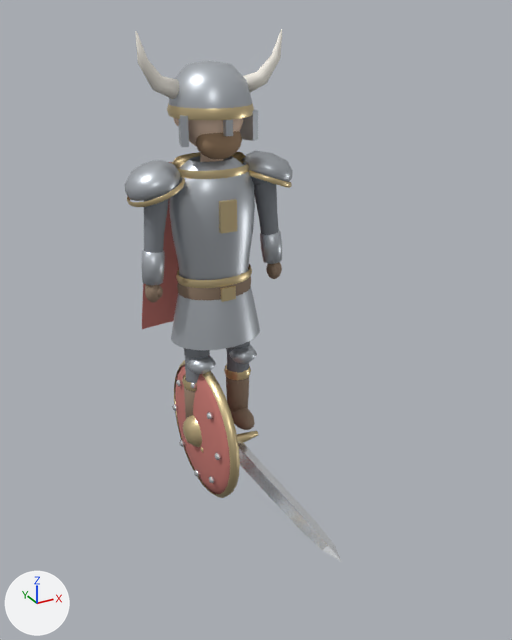
Before and after pictures for a commit that changed the glTF model models/warrior.glb.
Rendered twice from a 50 mm camera at (-1.73, -3.67, 2.57) aimed at (-0.02, -0.56, 1.01). The axes (+X, +Y, +Z) are drawn at lower left. The lights are the same throughout. The older version comes first.

The scene before the commit, as lines of its bpy script (objects in view):
```python
me_arm = bpy.data.meshes.new('arm')
me_arm.from_pydata(...)  # 3047 vertices, 5392 faces; spans x -0.51..0.51, y -0.24..0.33, z 0.01..2.46
me_arm.materials.append(mat_dark)  # grey #83888f
me_arm.materials.append(mat_leather)  # brown #937d69
me_arm.materials.append(mat_skin)  # beige #eecfb8
me_arm.materials.append(mat_eye)  # dark grey #5f5a56
me_arm.materials.append(mat_hair)  # brown #a08366
me_arm.materials.append(mat_main)  # light grey #c2c8ce
me_arm.materials.append(mat_trim)  # beige #e6d0a0
me_arm.materials.append(mat_horn)  # white #f7f3e9
me_arm.materials.append(mat_cape)  # pink #c57770
me_w_main_p = bpy.data.meshes.new('W_main_p')
me_w_main_p.from_pydata(...)  # 166 vertices, 312 faces; spans x -0.21..0.21, y -1.42..0.22, z -0.05..0.05
# faces by material slot: [40, 220, 34, 18]
me_w_main_p.materials.append(mat_leather)  # brown #937d69
me_w_main_p.materials.append(mat_trim)  # beige #e6d0a0
me_w_main_p.materials.append(mat_metal)  # white #f2f5f8
me_w_main_p.materials.append(mat_fuller)  # white #dde2e7
me_w_off_p = bpy.data.meshes.new('W_off_p')
me_w_off_p.from_pydata(...)  # 575 vertices, 1040 faces; spans x -0.27..-0.1, y -0.52..0.4, z -0.38..0.54
# faces by material slot: [280, 248, 512]
me_w_off_p.materials.append(mat_cape)  # pink #c57770
me_w_off_p.materials.append(mat_trim)  # beige #e6d0a0
me_w_off_p.materials.append(mat_metal)  # white #f2f5f8
ob_hero = bpy.data.objects.new('Hero', me_arm)
ob_hero.location = (0.0, 0.0, 0.0)
ob_w_main = bpy.data.objects.new('W_main', me_w_main_p)
ob_w_main.location = (0.0, 0.0, 0.0)
ob_w_off = bpy.data.objects.new('W_off', me_w_off_p)
ob_w_off.location = (0.0, 0.0, 0.0)
```
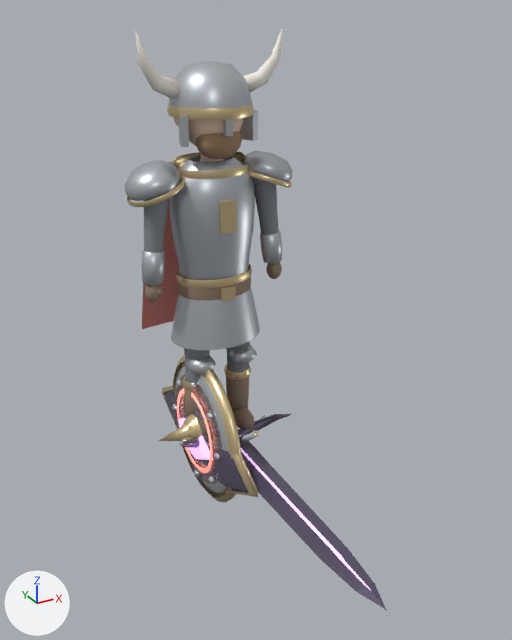
What differs and where, as boxes (x1, y1, x2, y2) in the pictures (512 x 640 px):
```json
{"object": "W_main3", "change": "added", "after": [182, 414, 386, 610], "faces in mat_obsidian (greyish purple #716981)": [182, 414, 386, 610], "faces in mat_glow3 (purple #edc3ff, glowing purple #e1b1ff)": [241, 448, 371, 590]}
{"object": "W_off2", "change": "added", "after": [159, 355, 241, 502], "faces in mat_silver (white #edeff4)": [175, 361, 229, 497], "faces in mat_trim (beige #e6d0a0)": [159, 355, 241, 502], "faces in mat_glow2 (pink #ffa093, glowing pink #ff9383)": [177, 388, 213, 473]}
{"object": "W_off3", "change": "added", "after": [162, 385, 258, 497], "faces in mat_obsidian (greyish purple #716981)": [163, 390, 249, 493], "faces in mat_trim (beige #e6d0a0)": [162, 385, 258, 497], "faces in mat_glow3 (purple #edc3ff, glowing purple #e1b1ff)": [179, 418, 210, 460]}
{"object": "W_main2", "change": "added", "after": [182, 415, 266, 442], "on screen": "mostly hidden"}
{"object": "W_off", "change": "unchanged, covered by the edit", "before": [172, 360, 240, 498], "after": [172, 363, 231, 496]}
{"object": "W_main", "change": "unchanged, covered by the edit", "before": [201, 431, 342, 562], "after": [254, 432, 258, 437]}
```

Scene script edits in JSON lines:
```json
{"op": "add", "block": "mat_obsidian", "code": ["mat_obsidian = principled_material('Obsidian')", "mat_obsidian.base_color = (0.165, 0.141, 0.22)  # greyish purple #716981", "mat_obsidian.metallic = 0.6", "mat_obsidian.roughness = 0.25"]}
{"op": "add", "block": "mat_glow3", "code": ["mat_glow3 = principled_material('Glow3')", "mat_glow3.base_color = (0.847, 0.545, 1.0)  # purple #edc3ff", "mat_glow3.roughness = 0.3", "mat_glow3.emission_color = (0.753, 0.439, 1.0)  # purple #e1b1ff", "mat_glow3.emission_strength = 1.0"]}
{"op": "add", "block": "mat_glow2", "code": ["mat_glow2 = principled_material('Glow2')", "mat_glow2.base_color = (1.0, 0.353, 0.29)  # pink #ffa093", "mat_glow2.roughness = 0.3", "mat_glow2.emission_color = (1.0, 0.29, 0.227)  # pink #ff9383", "mat_glow2.emission_strength = 1.0"]}
{"op": "add", "block": "mat_silver", "code": ["mat_silver = principled_material('Silver')", "mat_silver.base_color = (0.847, 0.867, 0.902)  # white #edeff4", "mat_silver.metallic = 0.9", "mat_silver.roughness = 0.25"]}
{"op": "add", "block": "me_w_off3_p", "code": ["me_w_off3_p = bpy.data.meshes.new('W_off3_p')", "me_w_off3_p.from_pydata(...)  # 39 vertices, 60 faces; spans x -0.27..-0.1, y -0.785..0.665, z -0.405..0.445", "# faces by material slot: [32, 12, 16]", "me_w_off3_p.materials.append(mat_obsidian)  # greyish purple #716981", "me_w_off3_p.materials.append(mat_glow3)  # purple #edc3ff, glowing purple #e1b1ff", "me_w_off3_p.materials.append(mat_trim)  # beige #e6d0a0"]}
{"op": "add", "block": "me_w_off2_p", "code": ["me_w_off2_p = bpy.data.meshes.new('W_off2_p')", "me_w_off2_p.from_pydata(...)  # 357 vertices, 594 faces; spans x -0.45..-0.1, y -0.55..0.43, z -0.41..0.57", "# faces by material slot: [280, 218, 96]", "me_w_off2_p.materials.append(mat_silver)  # white #edeff4", "me_w_off2_p.materials.append(mat_trim)  # beige #e6d0a0", "me_w_off2_p.materials.append(mat_glow2)  # pink #ffa093, glowing pink #ff9383"]}
{"op": "add", "block": "me_w_main3_p", "code": ["me_w_main3_p = bpy.data.meshes.new('W_main3_p')", "me_w_main3_p.from_pydata(...)  # 162 vertices, 300 faces; spans x -0.38..0.38, y -1.78..0.34, z -0.06..0.16", "# faces by material slot: [202, 98]", "me_w_main3_p.materials.append(mat_obsidian)  # greyish purple #716981", "me_w_main3_p.materials.append(mat_glow3)  # purple #edc3ff, glowing purple #e1b1ff"]}
{"op": "add", "block": "me_w_main2_p", "code": ["me_w_main2_p = bpy.data.meshes.new('W_main2_p')", "me_w_main2_p.from_pydata(...)  # 208 vertices, 392 faces; spans x -0.31..0.31, y -1.58..0.26, z -0.05..0.07", "# faces by material slot: [40, 220, 98, 34]", "me_w_main2_p.materials.append(mat_leather)  # brown #937d69", "me_w_main2_p.materials.append(mat_silver)  # white #edeff4", "me_w_main2_p.materials.append(mat_glow2)  # pink #ffa093, glowing pink #ff9383", "me_w_main2_p.materials.append(mat_metal)  # white #f2f5f8"]}
{"op": "add", "block": "ob_w_off3", "code": ["ob_w_off3 = bpy.data.objects.new('W_off3', me_w_off3_p)", "ob_w_off3.location = (0.0, 0.0, 0.0)"]}
{"op": "add", "block": "ob_w_off2", "code": ["ob_w_off2 = bpy.data.objects.new('W_off2', me_w_off2_p)", "ob_w_off2.location = (0.0, 0.0, 0.0)"]}
{"op": "add", "block": "ob_w_main3", "code": ["ob_w_main3 = bpy.data.objects.new('W_main3', me_w_main3_p)", "ob_w_main3.location = (0.0, 0.0, 0.0)"]}
{"op": "add", "block": "ob_w_main2", "code": ["ob_w_main2 = bpy.data.objects.new('W_main2', me_w_main2_p)", "ob_w_main2.location = (0.0, 0.0, 0.0)"]}
```
